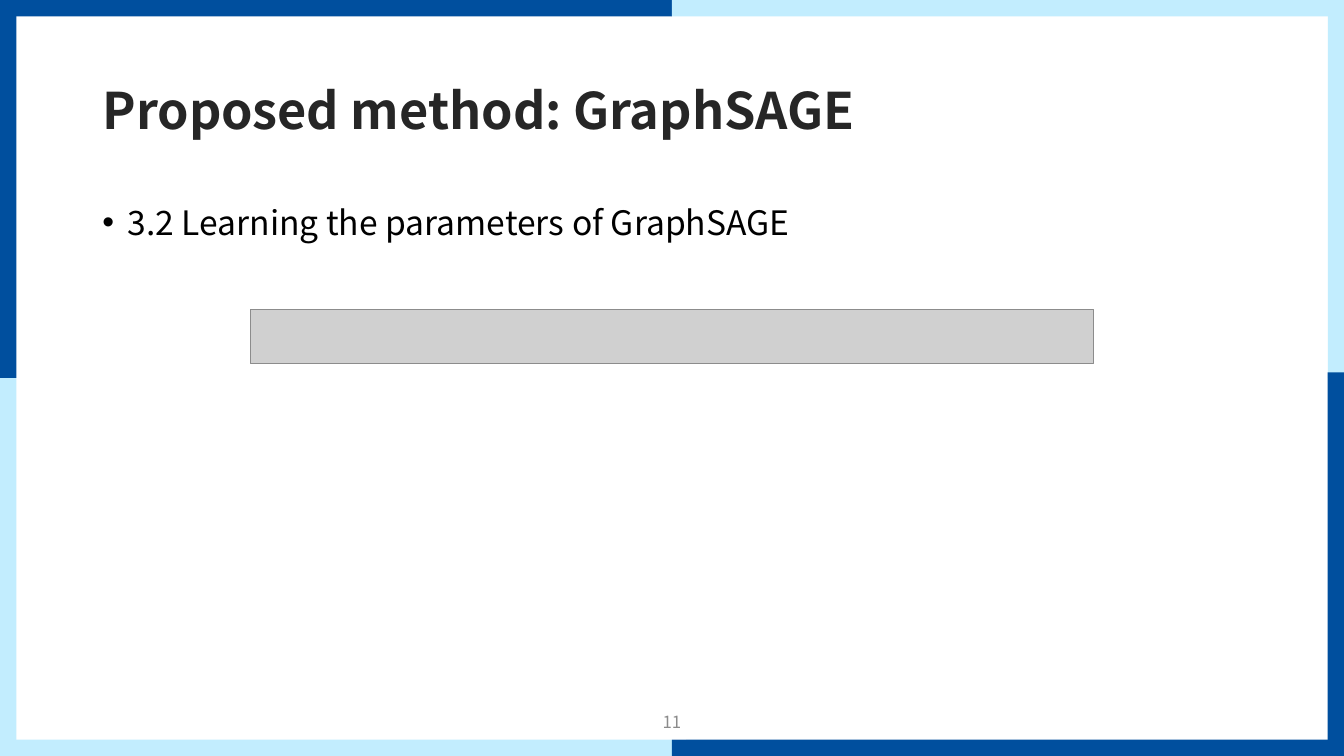
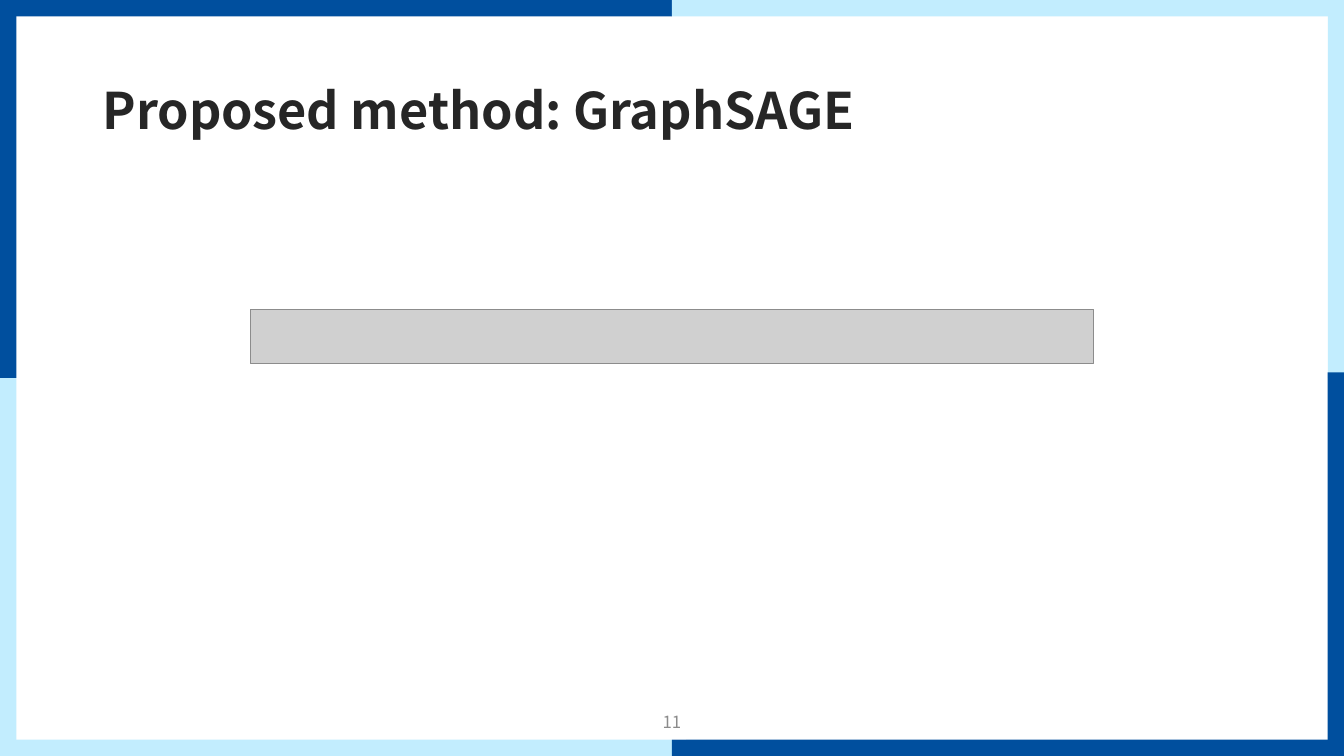
Before and after one commit to mmvv11/GraduateStudies, a slide deck: slide 11 of papers/review/GraphSAGE Review.pptx. Drawn at 1344x756 pixels with LibreOffice and Linux fonts; fonts in the diff are those of the drawing; grey boxes stand for pictures; background and template pictures are left out. Boxes give left, top, right and bottom in pixels: in the first picture for what was removed or moved away, otherwise in the second. Text is boxed around its words. In the diff, an @@ line names an element or a change of style, - is before the commit and + after.

Commit message:
graphSAGE 대본점검 완료

```diff
--- a/papers/review/GraphSAGE Review.pptx
+++ b/papers/review/GraphSAGE Review.pptx
@@ text removed at (128, 208, 790, 244) @@
-• 3.2 Learning the parameters of GraphSAGE
```
Also in this commit, not shown: 6 other slides changed, 1 slide added.
